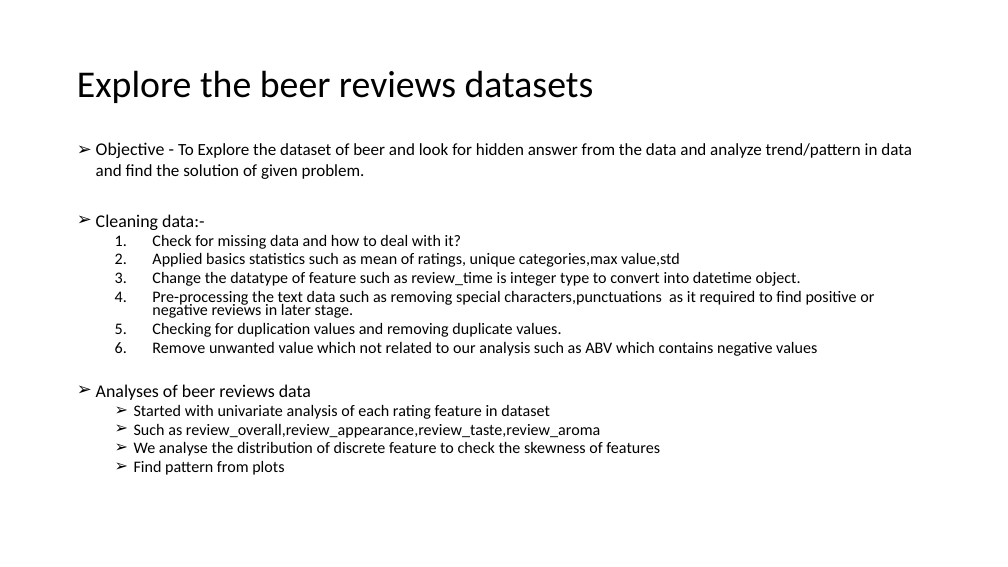
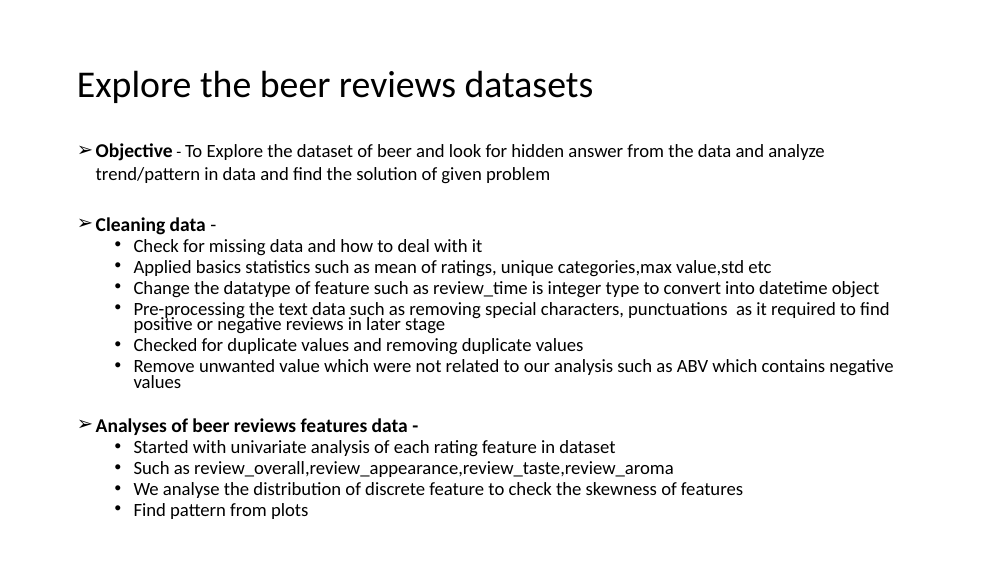
Before and after one commit to vaibhavt14/BeerReviewsAssessment, a slide deck: slide 3 of Summarization of beer reviews data analysis.pptx. Drawn at 1008x567 pixels with LibreOffice and Linux fonts; fonts in the diff are those of the drawing. Boxes give left, top, right and bottom in pixels: in the first picture for what was removed or moved away, otherwise in the second. Text is boxed around its words. In the diff, an @@ line names an element or a change of style, - is before the commit and + after.

Commit message:
Presentation of Beer review analysis

```diff
--- a/Summarization of beer reviews data analysis.pptx
+++ b/Summarization of beer reviews data analysis.pptx
@@ text at [96,143,893,435]: text changed; size 15.3 to 17.8 pt @@
-➢ Objective - To Explore the dataset of beer and look for hidden answer from the data and analyze trend/pattern in data and find the solution of given problem.
-➢ Cleaning data:-
-  1. Check for missing data and how to deal with it?
-  2. Applied basics statistics such as mean of ratings, unique categories,max value,std
-  3. Change the datatype of feature such as review_time is integer type to convert into datetime object.
-  4. Pre-processing the text data such as removing special characters,punctuations as it required to find positive or negative reviews in later stage.
-  5. Checking for duplication values and removing duplicate values.
-  6. Remove unwanted value which not related to our analysis such as ABV which contains negative values
-➢ Analyses of beer reviews data
+➢ Objective - To Explore the dataset of beer and look for hidden answer from the data and analyze trend/pattern in data and find the solution of given problem
+➢ Cleaning data -
+  • Check for missing data and how to deal with it
+  • Applied basics statistics such as mean of ratings, unique categories,max value,std etc
+  • Change the datatype of feature such as review_time is integer type to convert into datetime object
+  • Pre-processing the text data such as removing special characters, punctuations as it required to find positive or negative reviews in later stage
+  • Checked for duplicate values and removing duplicate values
+  • Remove unwanted value which were not related to our analysis such as ABV which contains negative values
+➢ Analyses of beer reviews features data -
@@ text at [134,440,743,519]: size 15.3 to 17.8 pt in "Started with univariate analysis of each rating ...", "Such as review_overall,review_appearance,review_taste,review ...", "We analyse the distribution of discrete feature ...", "Find pattern from plots"; bullet ➢ to • @@
```
Also in this commit, not shown: 8 other slides changed, 1 slide added.
